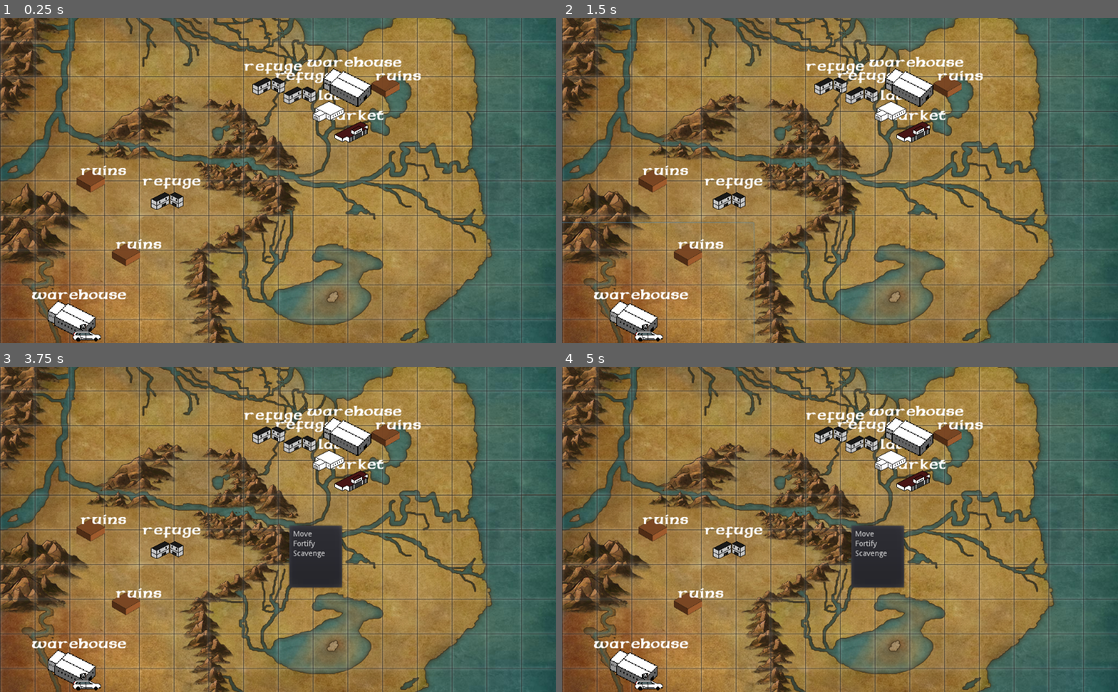
Above: before the commit, frames 1-4 (two rows, left to right).
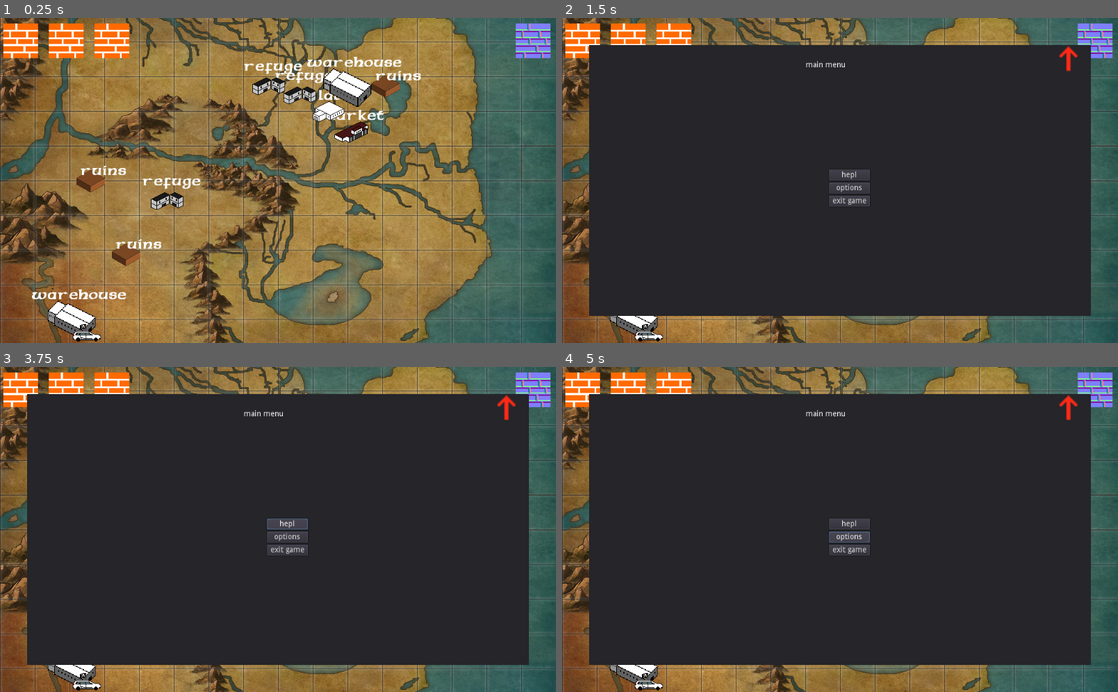
Above: after the commit, the same moments.

Repository: fedzdev/gameoff
Game: Godot game, scene res://Tests/testgame.tscn
Two runs of this game, one before a commit and one after it. Both use one fixed random seed, a clock stepped at 60 frames per second and the inputs below. This scene is started directly instead of the project's main scene.
Inputs (mouse positions are in pixels of both pictures, inside the frame that each line leads up to):
- Up to frame 1 (0.25 s): no input
- Up to frame 2 (1.5 s): click (634, 313) at 0.52 s; click (584, 40) at 1.27 s
- Up to frame 3 (3.75 s): click (66, 389) at 2.02 s; click (111, 389) at 2.77 s; click (289, 523) at 3.5 s, where only the run after the commit has a clickable "hepl"
- Up to frame 4 (5 s): click (851, 536) at 4.25 s, where only the run after the commit has a clickable "options"

The runs differ from the first frame. In frame 1, 2.7% of the frame differs, in the area x 0-99%, y 1-13%; in frame 2, 75%, in the area x 0-99%, y 1-100%; in frame 3, 73%; in frame 4, 73%.

Commit message:
skoopy
skoopy

Diff:
--- a/Scenes/Lab.tscn
+++ b/Scenes/Lab.tscn
@@ -9,6 +9,14 @@
 scale = Vector2( 1, 1 )
 texture = ExtResource( 2 )
 
+[node name="Button" parent="Sprite" index="0"]
+anchor_right = 1.0
+anchor_bottom = 1.0
+margin_left = -32.0
+margin_top = -32.0
+margin_right = -32.0
+margin_bottom = -32.0
+
 [node name="Label" parent="." index="1"]
 text = "lab"
 
--- a/Scenes/Map_GUI.tscn
+++ b/Scenes/Map_GUI.tscn
@@ -1,3 +1,62 @@
-[gd_scene format=2]
+[gd_scene load_steps=4 format=2]
+
+[ext_resource path="res://Assets/bricks2_n.png" type="Texture" id=1]
+[ext_resource path="res://Scripts/Map_GUI.gd" type="Script" id=2]
+[ext_resource path="res://Assets/bricks.png" type="Texture" id=3]
 
 [node name="Map_GUI" type="CanvasLayer"]
+script = ExtResource( 2 )
+
+[node name="HBoxContainer" type="HBoxContainer" parent="."]
+anchor_right = 1.0
+margin_left = 6.0
+margin_top = 10.0
+margin_right = -16.0
+margin_bottom = 64.0
+__meta__ = {
+"_edit_lock_": true,
+"_edit_use_anchors_": false
+}
+
+[node name="HBoxContainer" type="HBoxContainer" parent="HBoxContainer"]
+margin_right = 492.0
+margin_bottom = 64.0
+rect_min_size = Vector2( 492, 0 )
+custom_constants/separation = 20
+
+[node name="MenuButton" type="TextureButton" parent="HBoxContainer/HBoxContainer"]
+margin_right = 64.0
+margin_bottom = 64.0
+texture_normal = ExtResource( 3 )
+texture_pressed = ExtResource( 1 )
+
+[node name="CompanionButton" type="TextureButton" parent="HBoxContainer/HBoxContainer"]
+margin_left = 84.0
+margin_right = 148.0
+margin_bottom = 64.0
+texture_normal = ExtResource( 3 )
+texture_pressed = ExtResource( 1 )
+
+[node name="ResearchButton" type="TextureButton" parent="HBoxContainer/HBoxContainer"]
+margin_left = 168.0
+margin_right = 232.0
+margin_bottom = 64.0
+texture_normal = ExtResource( 3 )
+texture_pressed = ExtResource( 1 )
+
+[node name="HBoxContainer2" type="HBoxContainer" parent="HBoxContainer"]
+margin_left = 496.0
+margin_right = 1008.0
+margin_bottom = 64.0
+rect_min_size = Vector2( 512, 0 )
+alignment = 2
+
+[node name="TextureRect4" type="TextureRect" parent="HBoxContainer/HBoxContainer2"]
+margin_left = 448.0
+margin_right = 512.0
+margin_bottom = 64.0
+texture = ExtResource( 1 )
+__meta__ = {
+"_edit_use_anchors_": false
+}
+[connection signal="pressed" from="HBoxContainer/HBoxContainer/MenuButton" to="." method="_on_MenuButton_pressed"]
--- a/Scenes/Market.tscn
+++ b/Scenes/Market.tscn
@@ -9,6 +9,14 @@
 scale = Vector2( 1, 1 )
 texture = ExtResource( 2 )
 
+[node name="Button" parent="Sprite" index="0"]
+anchor_right = 1.0
+anchor_bottom = 1.0
+margin_left = -32.0
+margin_top = -32.0
+margin_right = -32.0
+margin_bottom = -32.0
+
 [node name="Label" parent="." index="1"]
 margin_left = -55.5848
 margin_top = -31.1237
--- /dev/null
+++ b/Scenes/MenuScene.tscn
@@ -0,0 +1,54 @@
+[gd_scene load_steps=3 format=2]
+
+[ext_resource path="res://Scenes/ParentScene.tscn" type="PackedScene" id=1]
+[ext_resource path="res://Scripts/MenuScene.gd" type="Script" id=2]
+
+[node name="MenuScene" instance=ExtResource( 1 )]
+script = ExtResource( 2 )
+
+[node name="CloseButton" parent="Panel" index="0"]
+mouse_filter = 1
+mouse_default_cursor_shape = 2
+
+[node name="VBoxContainer" type="VBoxContainer" parent="Panel" index="1"]
+anchor_left = 0.5
+anchor_top = 0.5
+anchor_right = 0.5
+anchor_bottom = 0.5
+margin_left = -20.0
+margin_top = -20.0
+margin_right = 20.0
+margin_bottom = 20.0
+
+[node name="HelpButton" type="Button" parent="Panel/VBoxContainer" index="0"]
+margin_right = 75.0
+margin_bottom = 20.0
+mouse_filter = 1
+mouse_default_cursor_shape = 2
+text = "hepl"
+
+[node name="OptionsButton" type="Button" parent="Panel/VBoxContainer" index="1"]
+margin_top = 24.0
+margin_right = 75.0
+margin_bottom = 44.0
+mouse_filter = 1
+mouse_default_cursor_shape = 2
+text = "options"
+
+[node name="ExitButton" type="Button" parent="Panel/VBoxContainer" index="2"]
+margin_top = 48.0
+margin_right = 75.0
+margin_bottom = 68.0
+mouse_filter = 1
+mouse_default_cursor_shape = 2
+text = "exit game"
+
+[node name="Label" type="Label" parent="Panel" index="2"]
+anchor_left = 0.5
+anchor_right = 0.5
+margin_left = -63.0
+margin_top = 30.0
+margin_right = 63.0
+margin_bottom = 79.0
+text = "main menu"
+[connection signal="pressed" from="Panel/VBoxContainer/ExitButton" to="." method="_on_ExitButton_pressed"]
--- /dev/null
+++ b/Scenes/ParentScene.tscn
@@ -0,0 +1,33 @@
+[gd_scene load_steps=3 format=2]
+
+[ext_resource path="res://Scripts/ParentScene.gd" type="Script" id=1]
+[ext_resource path="res://Assets/arrow.png" type="Texture" id=2]
+
+[node name="ParentScene" type="Control"]
+anchor_right = 1.0
+anchor_bottom = 1.0
+margin_left = 50.0
+margin_top = 50.0
+margin_right = -50.0
+margin_bottom = -50.0
+script = ExtResource( 1 )
+__meta__ = {
+"_edit_use_anchors_": false
+}
+
+[node name="Panel" type="Panel" parent="."]
+anchor_right = 1.0
+anchor_bottom = 1.0
+
+[node name="CloseButton" type="TextureButton" parent="Panel"]
+anchor_left = 0.913
+anchor_right = 1.0
+anchor_bottom = 0.16
+margin_left = 0.387939
+margin_bottom = -7.62939e-06
+texture_normal = ExtResource( 2 )
+expand = true
+__meta__ = {
+"_edit_use_anchors_": false
+}
+[connection signal="pressed" from="Panel/CloseButton" to="." method="_on_CloseButton_pressed"]
--- a/Scenes/Refuge.tscn
+++ b/Scenes/Refuge.tscn
@@ -9,6 +9,14 @@
 scale = Vector2( 1, 1 )
 texture = ExtResource( 2 )
 
+[node name="Button" parent="Sprite" index="0"]
+anchor_right = 1.0
+anchor_bottom = 1.0
+margin_left = -32.0
+margin_top = -32.0
+margin_right = -32.0
+margin_bottom = -32.0
+
 [node name="Label" parent="." index="1"]
 margin_left = -47.3827
 margin_top = -33.5717
--- a/Scenes/Warehouse.tscn
+++ b/Scenes/Warehouse.tscn
@@ -9,6 +9,14 @@
 scale = Vector2( 1.5, 1.5 )
 texture = ExtResource( 2 )
 
+[node name="Button" parent="Sprite" index="0"]
+anchor_right = 1.0
+anchor_bottom = 1.0
+margin_left = -32.0
+margin_top = -32.0
+margin_right = -32.0
+margin_bottom = -32.0
+
 [node name="Label" parent="." index="1"]
 margin_left = -72.1356
 margin_top = -45.5566
--- a/Scripts/EnemyCharacter.gd
+++ b/Scripts/EnemyCharacter.gd
@@ -2,7 +2,51 @@
 
 
 
+var test
+var speed : = 200
+var path : = PoolVector2Array() setget set_path
+var stop_moving = false
+var stored_path
+var motion = Vector2()
 
 
 func _ready():
 	get_tree().call_group("Game", "enemies_to_list", self)
+	set_process(false)
+
+
+func _process(delta: float) -> void:
+	var move_distance : = speed * delta
+	move_along_path(move_distance)
+
+
+func move_along_path(distance : float) -> void:
+	var start_point : = position
+	for i in range(path.size()):
+		var distance_to_next : = start_point.distance_to(path[0])
+		if distance <= distance_to_next and distance >= 0.0:
+			var dirto = start_point.direction_to(path[0])
+			if not stop_moving:
+				motion = dirto * speed
+				move_and_slide(motion)
+			break
+		elif distance < 0.0:
+			position = path[0]
+			set_process(false)
+			break
+		distance -= distance_to_next
+		start_point = path[0]
+		path.remove(0)
+
+
+
+func set_path(value: PoolVector2Array) -> void:
+	path = value
+	if value.size() == 0:
+		return
+	set_process(true)
+
+func move_to_pos(glopos):
+	var new_path = Global.navnode.get_simple_path(self.global_position, glopos, false)
+	Global.linenode.points = new_path
+	self.path = new_path
--- /dev/null
+++ b/Scripts/Map_GUI.gd
@@ -0,0 +1,9 @@
+extends CanvasLayer
+
+
+const menu_scene = preload("res://Scenes/MenuScene.tscn")
+
+
+func _on_MenuButton_pressed():
+	var menu_inst = menu_scene.instance()
+	add_child(menu_inst)
--- /dev/null
+++ b/Scripts/MenuScene.gd
@@ -0,0 +1,20 @@
+extends "res://Scripts/ParentScene.gd"
+
+
+# Declare member variables here. Examples:
+# var a = 2
+# var b = "text"
+
+
+# Called when the node enters the scene tree for the first time.
+func _ready():
+	pass # Replace with function body.
+
+
+# Called every frame. 'delta' is the elapsed time since the previous frame.
+#func _process(delta):
+#	pass
+
+
+func _on_ExitButton_pressed():
+	get_tree().quit()
--- /dev/null
+++ b/Scripts/ParentScene.gd
@@ -0,0 +1,7 @@
+extends Control
+
+
+
+
+func _on_CloseButton_pressed():
+	queue_free()
--- a/Scripts/global.gd
+++ b/Scripts/global.gd
@@ -7,6 +7,7 @@
 var companions = [1,2,3,4]
 
 var enemies_in_current_encounter = []
+var enemies_to_be_spawned = []
 
 var companion_1 = {"name":"Steve","gun":"SMG","spawn":Vector2(0,0),"id":1}
 var companion_2 = {"name":"apina","gun":"Pistol","spawn":Vector2(5,0),"id":2}
--- a/Tests/testgame.gd
+++ b/Tests/testgame.gd
@@ -29,9 +29,21 @@
 		filler -= 1
 	random_spawner()
 
+onready var tween = get_node("Tween")
+
 func moveplauyer(pos):
-	convoy.position = pos
+	tween.interpolate_property(get_node("Convoy"), "position", convoy.position, pos, 1, Tween.TRANS_LINEAR, Tween.EASE_IN_OUT)
+#	convoy.position = lerp(convoy.position, pos, 2)
+	tween.start()
+	flip_day()
+#	convoy.position = pos
 
+onready var map = get_node("Autumn")
+func flip_day():
+	if map.modulate == Color(1, 1, 1):
+		tween.interpolate_property(map, "modulate", Color(1, 1, 1) , Color(0, 1, 1) , 1, Tween.TRANS_LINEAR, Tween.EASE_IN_OUT)
+	else:
+		tween.interpolate_property(map, "modulate", Color(0, 1, 1) , Color(1, 1, 1) , 1, Tween.TRANS_LINEAR, Tween.EASE_IN_OUT)
 func random_spawner():
 	while list_of_spawns.size() != 0:
 #		spawns_amount -= 1
--- a/Tests/testgame.tscn
+++ b/Tests/testgame.tscn
@@ -1,8 +1,9 @@
-[gd_scene load_steps=4 format=2]
+[gd_scene load_steps=5 format=2]
 
 [ext_resource path="res://Assets/spr_convoy.png" type="Texture" id=1]
 [ext_resource path="res://Autumn.jpg" type="Texture" id=2]
 [ext_resource path="res://Tests/testgame.gd" type="Script" id=3]
+[ext_resource path="res://Scenes/Map_GUI.tscn" type="PackedScene" id=4]
 
 [node name="Overworld" type="Node2D" groups=[
 "testgame",
@@ -50,3 +51,7 @@
 [node name="Convoy" type="Sprite" parent="."]
 texture = ExtResource( 1 )
 offset = Vector2( 30, 20 )
+
+[node name="Map_GUI" parent="." instance=ExtResource( 4 )]
+
+[node name="Tween" type="Tween" parent="."]
